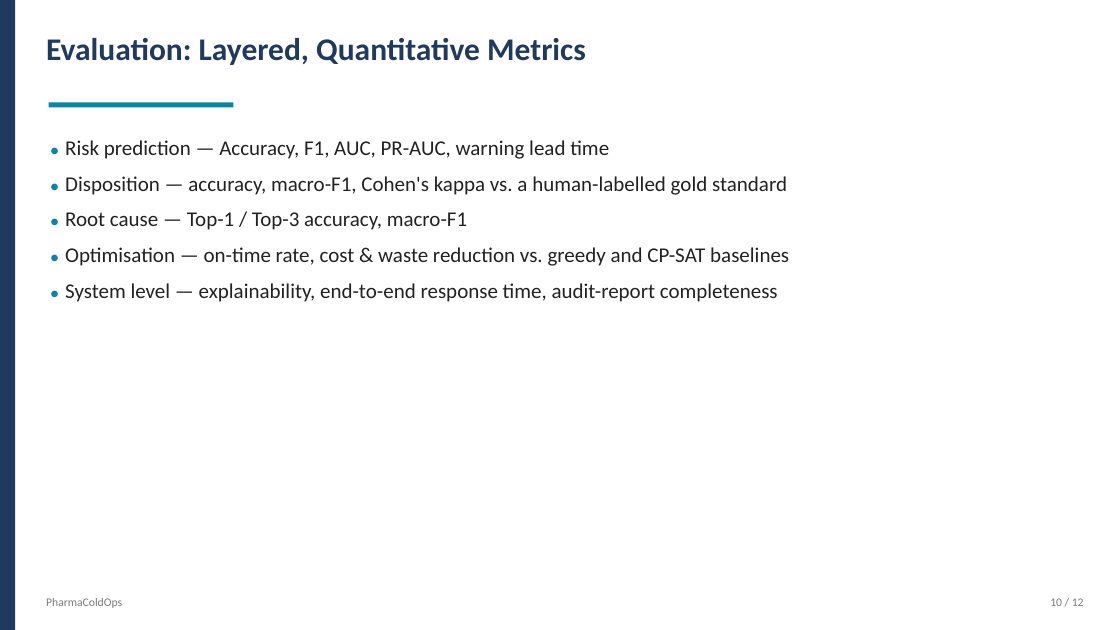
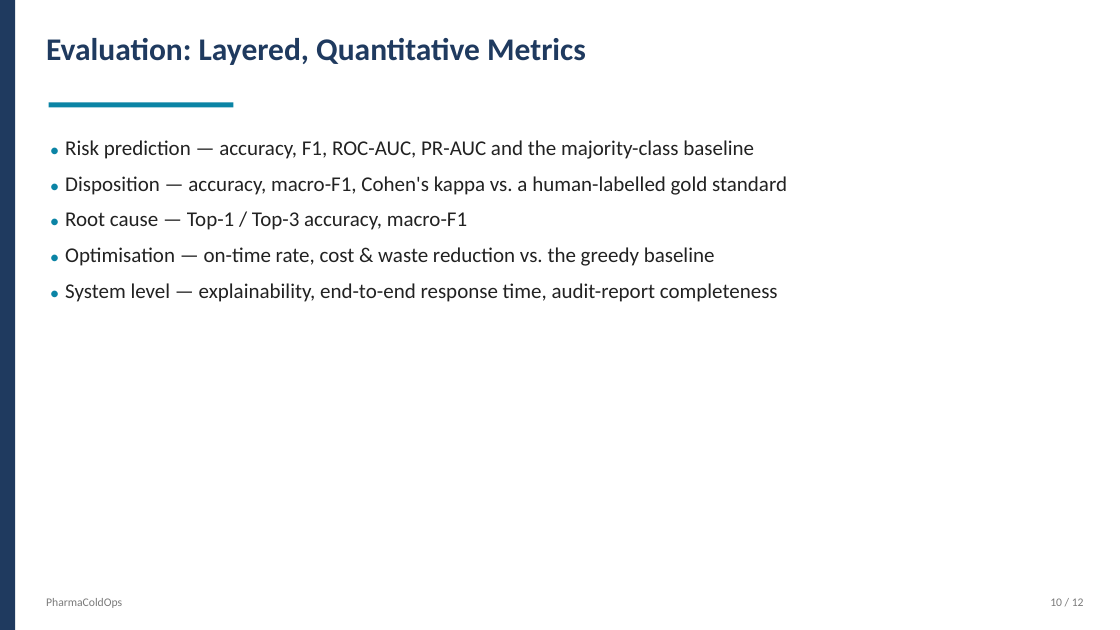
Before and after one commit to Frostash030612/PharmaColdOps, a slide deck: slide 10 of proposal/PharmaColdOps-Proposal-Presentation.pptx. Drawn at 1120x630 pixels with LibreOffice and Linux fonts; fonts in the diff are those of the drawing. Boxes give left, top, right and bottom in pixels: in the first picture for what was removed or moved away, otherwise in the second. Text is boxed around its words. In the diff, an @@ line names an element or a change of style, - is before the commit and + after.

```diff
--- a/proposal/PharmaColdOps-Proposal-Presentation.pptx
+++ b/proposal/PharmaColdOps-Proposal-Presentation.pptx
@@ text at box(65, 140, 754, 159): text changed @@
-● Risk prediction — Accuracy, F1, AUC, PR-AUC, warning lead time
+● Risk prediction — accuracy, F1, ROC-AUC, PR-AUC and the majority-class baseline
@@ text at box(65, 247, 715, 266): text changed @@
-● Optimisation — on-time rate, cost & waste reduction vs. greedy and CP-SAT baselines
+● Optimisation — on-time rate, cost & waste reduction vs. the greedy baseline
```
Also in this commit, not shown: 3 other slides changed, 4 other files.
